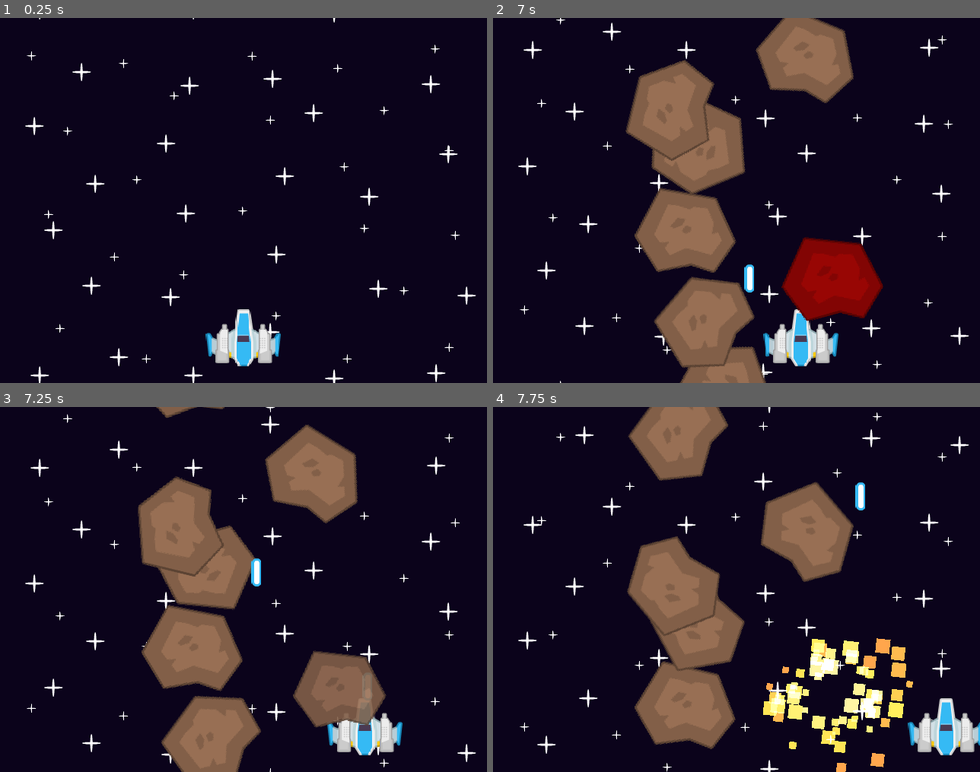
Above: before the commit, frames 1-4 (two rows, left to right).
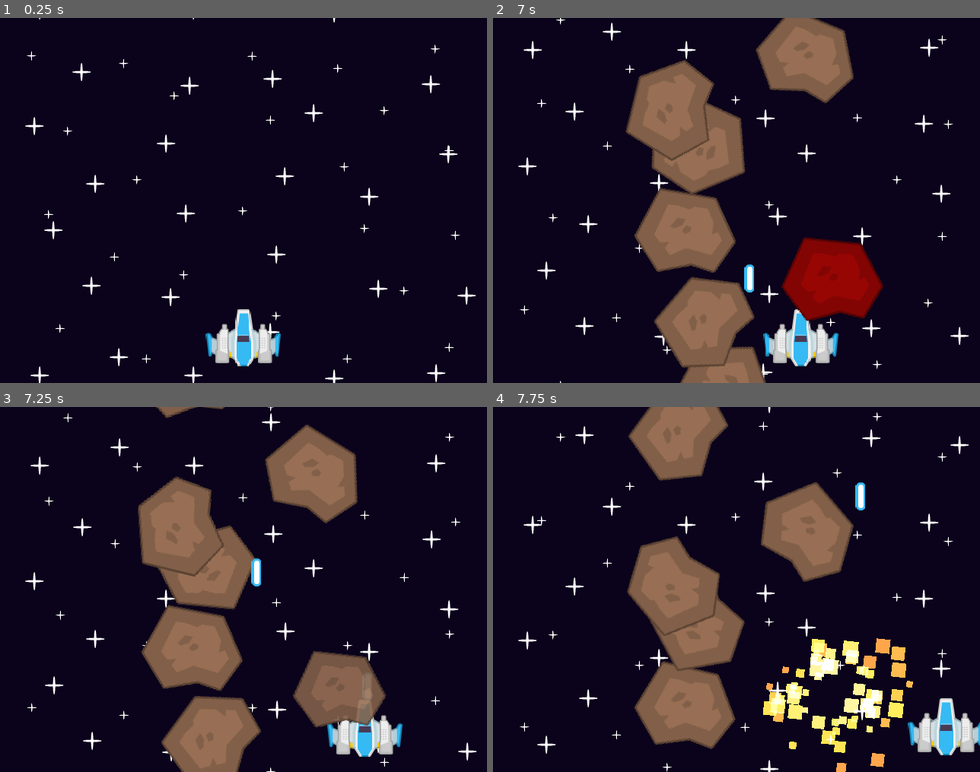
Above: after the commit, the same moments.

Repository: h3rd7/MySpaceShooter
Game: Godot game, scene res://scenes/main.tscn
The game is run twice, just before and just after one commit, with the same random seed, the same clock (stepped at 60 frames per second) and the same inputs.
Inputs:
- Up to frame 1 (0.25 s): no input
- Up to frame 2 (7 s): hold Right (right_) 0.53-1.28 s; hold Up (shot_) 0.53-1.28 s; hold Left (left_) 1.28-2.03 s; tap Up (shot_) every 1.5 s from 1.35 to 5.85 s; hold Up (shot_) 2.03-2.78 s; hold Right (right_) 2.03-3.53 s; hold Up (shot_) 3.53-4.28 s; hold Left (left_) 3.53-5.78 s; hold Up (shot_) 5.03-5.78 s; hold Right (right_) from 5.78 s (still down); hold Up (shot_) from 6.53 s (still down)
- Up to frame 3 (7.25 s): keep holding Right (right_); keep holding Up (shot_)
- Up to frame 4 (7.75 s): keep holding Right (right_); release Up (shot_) at 7.28 s; tap Up (shot_) at 7.35 s

Frames 1-2 are identical in both runs. In frame 3, 2.0% of the frame differs, in the area x 5-98%, y 0-100%; in frame 4, nothing differs.

Commit message:
adding shake effect

Diff:
--- a/scenes/main.tscn
+++ b/scenes/main.tscn
@@ -1,7 +1,7 @@
 [gd_scene load_steps=5 format=2]
 
-[ext_resource path="res://scenes/spaceship.tscn" type="PackedScene" id=1]
-[ext_resource path="res://scenes/meteor_spawner.tscn" type="PackedScene" id=2]
+[ext_resource path="res://scenes/meteor_spawner.tscn" type="PackedScene" id=1]
+[ext_resource path="res://scenes/spaceship.tscn" type="PackedScene" id=2]
 [ext_resource path="res://sprites/Effects/star1.png" type="Texture" id=3]
 
 [sub_resource type="GDScript" id=1]
@@ -9,27 +9,37 @@
 script/source = "extends Camera2D
 
 var vel = 150
+var shake = 0
 
 func _ready():
 	set_process(true)
 
 func _process(delta):
 	set_offset(get_offset() + Vector2(0, -1) * vel * delta)
-"
+
+	if shake > 0:
+		set_position(Vector2( cos(rad2deg(shake)), sin(rad2deg(shake)) ) *3)
+		shake -= delta
+	else:
+		set_position(Vector2(0,0))
+
+func shake():
+	shake = 0.3"
 
 [node name="main" type="CanvasLayer"]
 
-[node name="spaceship" parent="." instance=ExtResource( 1 )]
-position = Vector2( 320, 420 )
-
-[node name="meteor_spawner" parent="." instance=ExtResource( 2 )]
+[node name="meteor_spawner" parent="." instance=ExtResource( 1 )]
 
 [node name="camera" type="Camera2D" parent="."]
 anchor_mode = 0
 current = true
 script = SubResource( 1 )
 
+[node name="spaceship" parent="camera" instance=ExtResource( 2 )]
+position = Vector2( 320, 420 )
+
 [node name="ParallaxBackground" type="ParallaxBackground" parent="."]
+editor/display_folded = true
 
 [node name="stars" type="ParallaxLayer" parent="ParallaxBackground"]
 editor/display_folded = true
--- a/scripts/game.gd
+++ b/scripts/game.gd
@@ -4,3 +4,6 @@
 
 func _ready():
 	pass
+
+func getCamera():
+	return get_tree().get_root().get_node("main").get_node("camera")
--- a/scripts/meteor.gd
+++ b/scripts/meteor.gd
@@ -25,3 +25,4 @@
 		set_z_index(10) #set_z(10)
 		remove_from_group(game.GROUP_ENEMY)
 		get_node("anim").play("destroy")
+		game.getCamera().shake()
